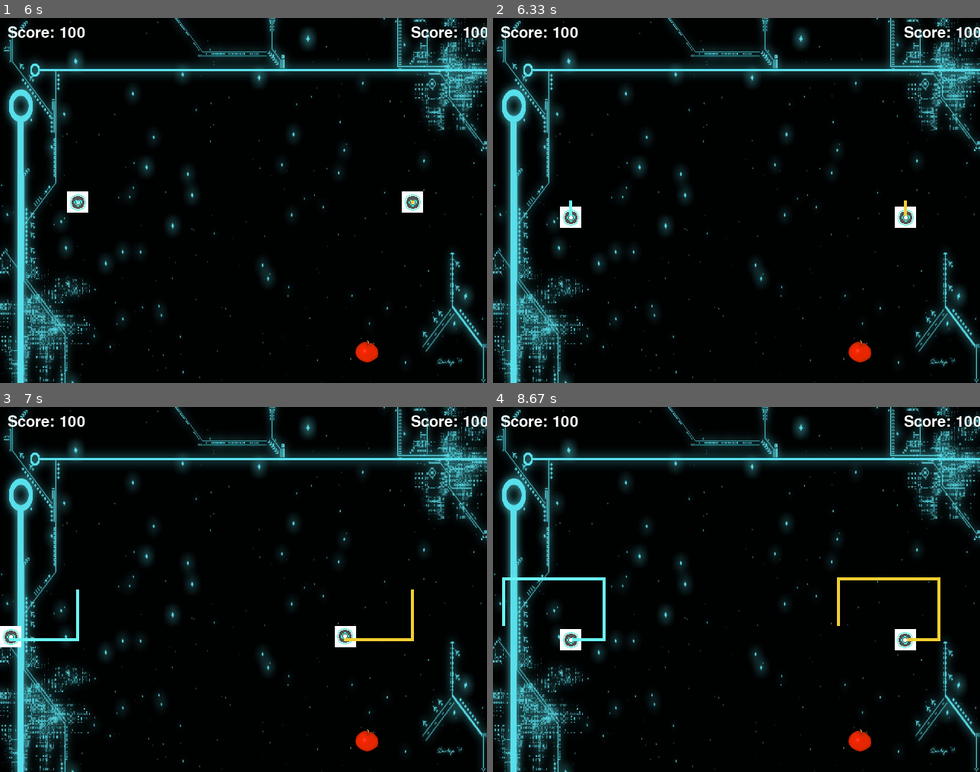
Above: before the commit, frames 1-4 (two rows, left to right).
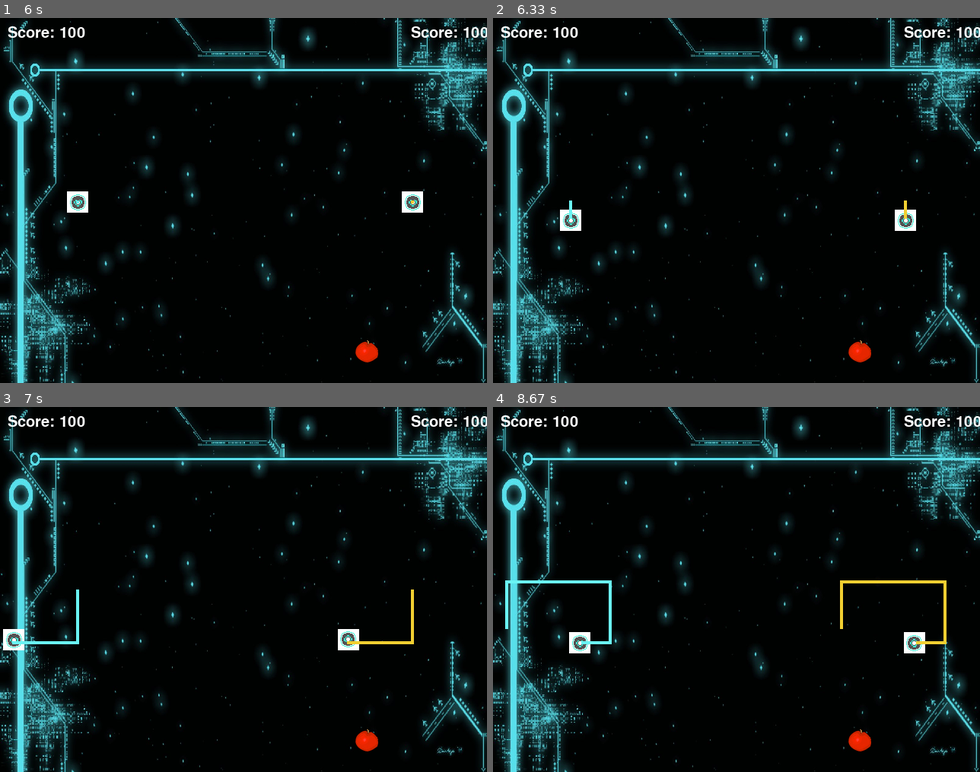
Above: after the commit, the same moments.

Repository: cruzas/tron_kart
Game: pygame game, started from main/trongrid.py
Same seed, same stepped clock (60 frames per second), same inputs: the game is played once before the commit and once after it.
Inputs:
- Up to frame 1 (6 s): hold Left 0.33-0.87 s; hold Down 0.9-1.2 s; hold S 0.9-1.2 s; hold Left 1.23-1.63 s; hold A 1.23-1.63 s; hold Up 1.67-2.03 s; hold W 1.67-2.03 s; hold Right 2.07-2.7 s; hold D 2.07-2.7 s; tap C at 2.73, 5.87 s; hold Down 3.07-3.43 s; hold S 3.07-3.43 s; hold Left 3.47-3.93 s; hold A 3.47-3.93 s; hold Right 3.97-4.43 s; hold D 3.97-4.43 s; hold Up 4.47-4.77 s; hold W 4.47-4.77 s; hold Right 4.8-5.27 s; hold D 4.8-5.27 s
- Up to frame 2 (6.33 s): hold Down from 6.2 s (still down); hold S from 6.2 s (still down)
- Up to frame 3 (7 s): release Down at 6.5 s; release S at 6.5 s; hold Left 6.53-6.93 s; hold A 6.53-6.93 s; hold Up from 6.97 s (still down); hold W from 6.97 s (still down)
- Up to frame 4 (8.67 s): tap C at 7.12, 8.58 s; release Up at 7.33 s; release W at 7.33 s; hold Right 7.37-8 s; hold D 7.37-8 s; hold Down 8.03-8.4 s; hold S 8.03-8.4 s; hold Left from 8.43 s (still down); hold A from 8.43 s (still down)

Frame 1 is identical in both runs. In frame 2, 0.3% of the frame differs, in the area x 13-87%, y 51-59%; in frame 3, 0.9%; in frame 4, 2.2%, in the area x 1-94%, y 46-68%.

Commit message:
adding explosion effect

Diff:
--- a/main/trongrid.py
+++ b/main/trongrid.py
@@ -44,9 +44,25 @@
         self.buffer = []
         self.length = length
 
+        # creating a list with images for the explosions
+        self.explo_paths = ['images/explosion/explo0.png', 'images/explosion/explo1.png', 'images/explosion/explo2.png']
+        self.explosion = []
+
+        for path in self.explo_paths:
+            image = pygame.image.load(path)
+            image = pygame.transform.scale(image, (60, 60))
+            self.explosion.append(image)
+
         self.life_points = 100
         pygame.display.update()
     #
+
+    def explode(self):
+        for status in self.explosion:
+            self.surface.blit(status, (self.x, self.y))
+            pygame.display.update()
+            pygame.time.wait(2)
+
 
     def set_direction(self, direction):
         self.direction = direction
@@ -158,6 +174,7 @@
         for x in self.buffer[:-1]: # getting elements from start to end - 1
             self.surface.fill(self.piece_color, x)
     #
+
 #
 
 
@@ -249,10 +266,10 @@
 class TronGrid:
     def __init__(self, title='Tron Grid'):
         """Constructor of the main class"""
-        pygame.init()
-
         if type(title) != str:
             raise TypeError('title is not a str')
+
+        pygame.init()
 
         self.title = title
         self.clock = pygame.time.Clock()
@@ -262,6 +279,7 @@
         self.img_path = 'images/tron.png'
 
         # first player
+        self.moto_size = (28, 28)
         self.pos = (100, self.board.resolution[1]/2)
         self.moto = Moto(self.board.surface, self.img_path, self.pos, piece_color=TRONB)
 
@@ -321,9 +339,13 @@
     def check_collisions(self):
         """Check if the 2 motos collide; if yes, the one that collided diseappears."""
         if self.moto_2.isappearing:
+
+            # self.moto will be "destroyed"
             if self.moto.iscolliding(self.moto_2) == True:
+                self.moto.explode()
                 self.board.update()
                 self.moto_2.show()
+
                 self.moto.isappearing = False
                 self.gameover()
 
@@ -333,7 +355,11 @@
             self.moto.show()
 
         if self.moto.isappearing:
+
+            # moto_2 will be "destroyed"
             if self.moto_2.iscolliding(self.moto) == True:
+
+                self.moto_2.explode()
                 self.moto_2.isappearing = False
                 self.board.update()
                 self.moto.show()
Binary file added: main/images/explosion/explo0.png
Binary file added: main/images/explosion/explo1.png
Binary file added: main/images/explosion/explo2.png
